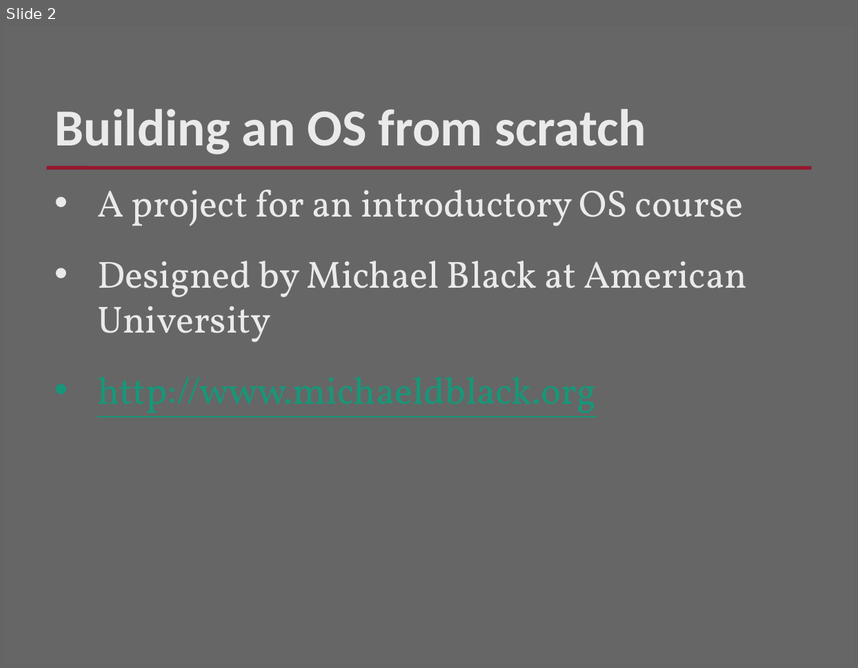
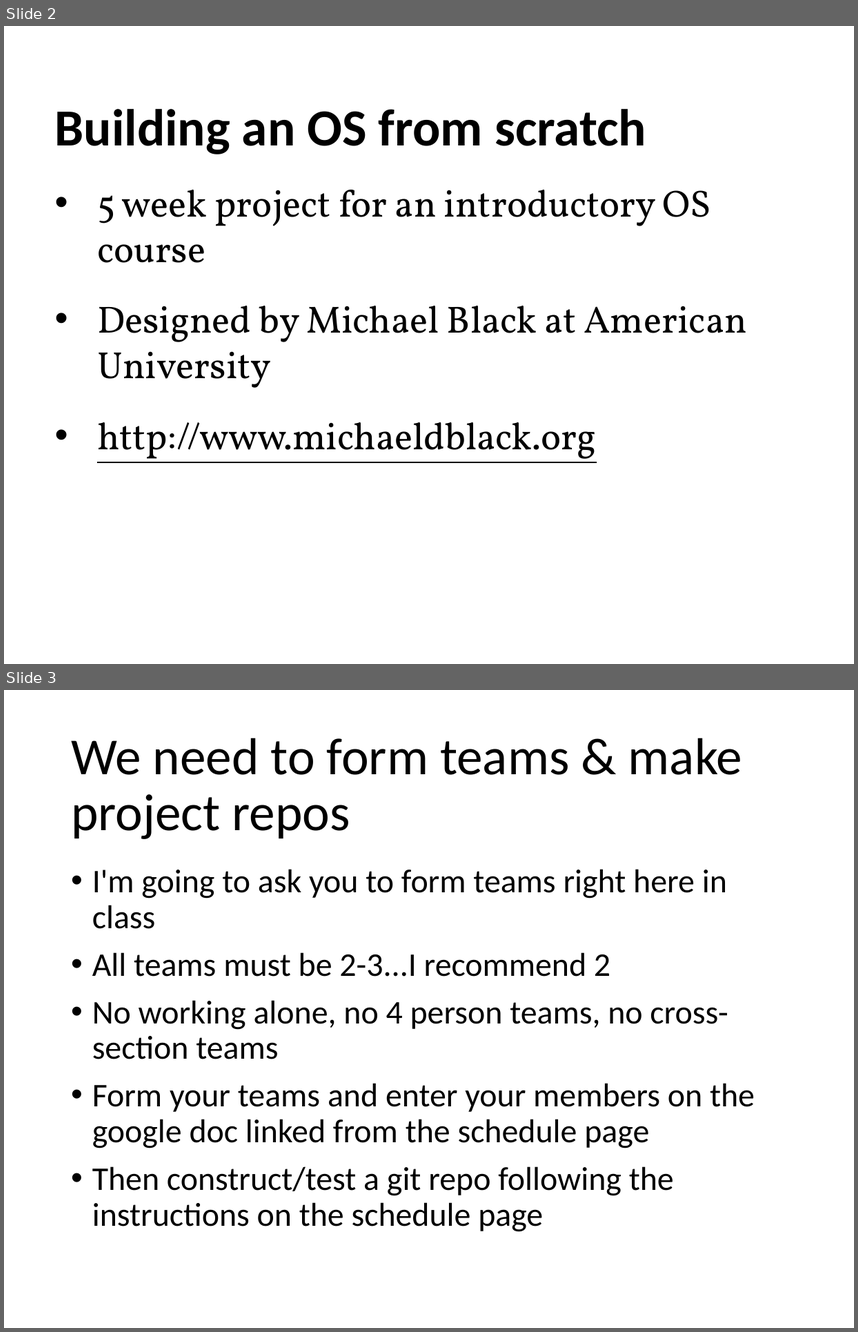
Before and after one commit to RHIT-CSSE/csse332, a slide deck: ClassMaterials/ProjectKickoff/ProjectKickoff.pptx. Shown one above the other, each under a label of ours: slide 2 before the commit, slides 2 and 3 after it. The pictures are 858x668 and 858x1332 pixels, drawn with LibreOffice and Linux fonts; fonts in the diff are those of the drawing; background and template pictures are left out. Boxes give left, top, right and bottom in pixels: in the first picture for what was removed or moved away, otherwise in the second. Text is boxed around its words. In the diff, an @@ line names an element or a change of style, - is before the commit and + after.

Commit message:
kickoff class materials

```diff
--- a/ClassMaterials/ProjectKickoff/ProjectKickoff.pptx
+++ b/ClassMaterials/ProjectKickoff/ProjectKickoff.pptx
@@ slide 3 added at <box>4,690,854,1328</box>, background #FFFFFF @@
@@ title added at <box>71,738,742,839</box>, 44 pt, text #000000 @@
+We need to form teams & make project repos
@@ text added at <box>92,869,755,1232</box>, 28 pt, text #000000 @@
+• I'm going to ask you to form teams right here in class
+• All teams must be 2-3...I recommend 2
+• No working alone, no 4 person teams, no cross-section teams
+• Form your teams and enter your members on the google doc linked from the schedule page
+• Then construct/test a git repo following the instructions on the schedule page
@@ slide 2 changed as well @@
@@ background #666666 to #FFFFFF @@
@@ text "Building an OS from scratch" at <box>55,109,646,154</box>: text colour #EAEAEA to #000000 @@
@@ line removed from (47, 168) to (811, 168) @@
@@ text at <box>97,190,711,263</box>: text changed; text colour #EAEAEA to #000000 @@
-• A project for an introductory OS course
+• 5 week project for an introductory OS course
@@ text at <box>97,305,747,463</box>: text colour #EAEAEA to #000000 in "Designed by Michael Black at American University"; text colour #179779 to #000000 in "http://www.michaeldblack.org" @@
```
Also in this commit, not shown: 13 other slides changed, 1 other slide added, 4 slides removed, 1 other file.
